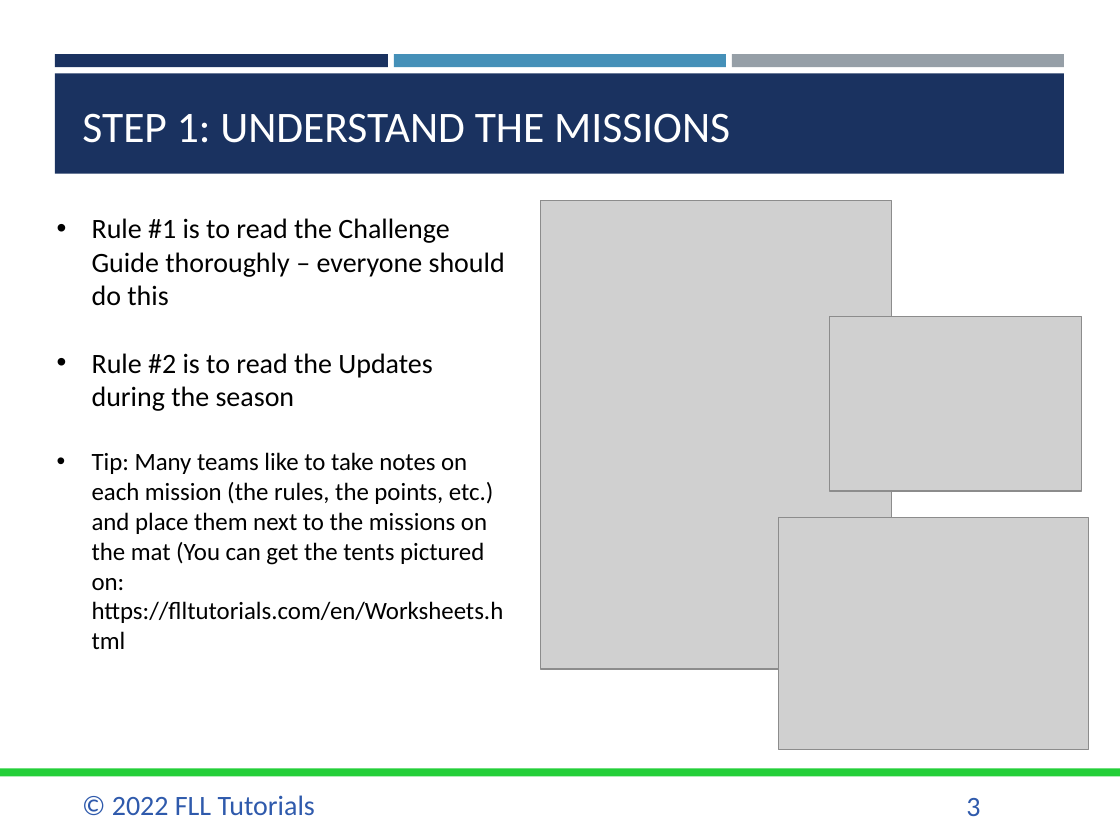
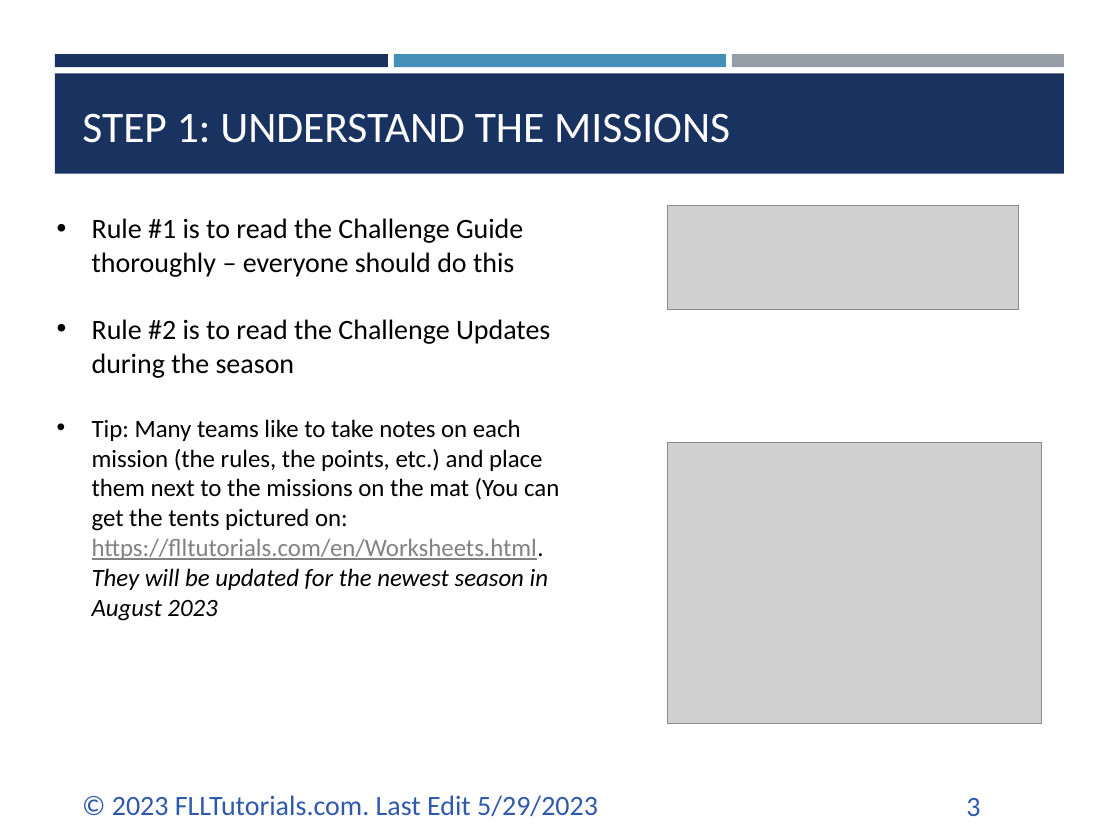
Before and after one commit to ev3lessons/FLL-Tutorials, a slide deck: slide 3 of translations/en-us/RobotGame/MissionStrategy.pptx. Drawn at 1120x840 pixels with LibreOffice and Linux fonts; fonts in the diff are those of the drawing; grey boxes stand for pictures. Boxes give left, top, right and bottom in pixels: in the first picture for what was removed or moved away, otherwise in the second. Text is boxed around its words. In the diff, an @@ line names an element or a change of style, - is before the commit and + after.

```diff
--- a/translations/en-us/RobotGame/MissionStrategy.pptx
+++ b/translations/en-us/RobotGame/MissionStrategy.pptx
@@ picture resized from (x1=541, y1=200, x2=892, y2=669) to (x1=668, y1=205, x2=1018, y2=309) @@
@@ text at (x1=92, y1=319, x2=559, y2=621): text changed @@
-• Rule #2 is to read the Updates during the season
-• Tip: Many teams like to take notes on each mission (the rules, the points, etc.) and place them next to the missions on the mat (You can get the tents pictured on: https://flltutorials.com/en/Worksheets.html
+• Rule #2 is to read the Challenge Updates during the season
+• Tip: Many teams like to take notes on each mission (the rules, the points, etc.) and place them next to the missions on the mat (You can get the tents pictured on: https://flltutorials.com/en/Worksheets.html. They will be updated for the newest season in August 2023
@@ picture removed at (x1=829, y1=317, x2=1081, y2=492) @@
@@ picture resized from (x1=778, y1=517, x2=1088, y2=750) to (x1=668, y1=442, x2=1042, y2=724) @@
@@ rectangle removed at (x1=0, y1=768, x2=1120, y2=776) @@
@@ text at (x1=112, y1=795, x2=598, y2=816): text changed @@
-© 2022 FLL Tutorials
+© 2023 FLLTutorials.com. Last Edit 5/29/2023
```
Also in this commit, not shown: 8 other slides changed, 35 other files.
